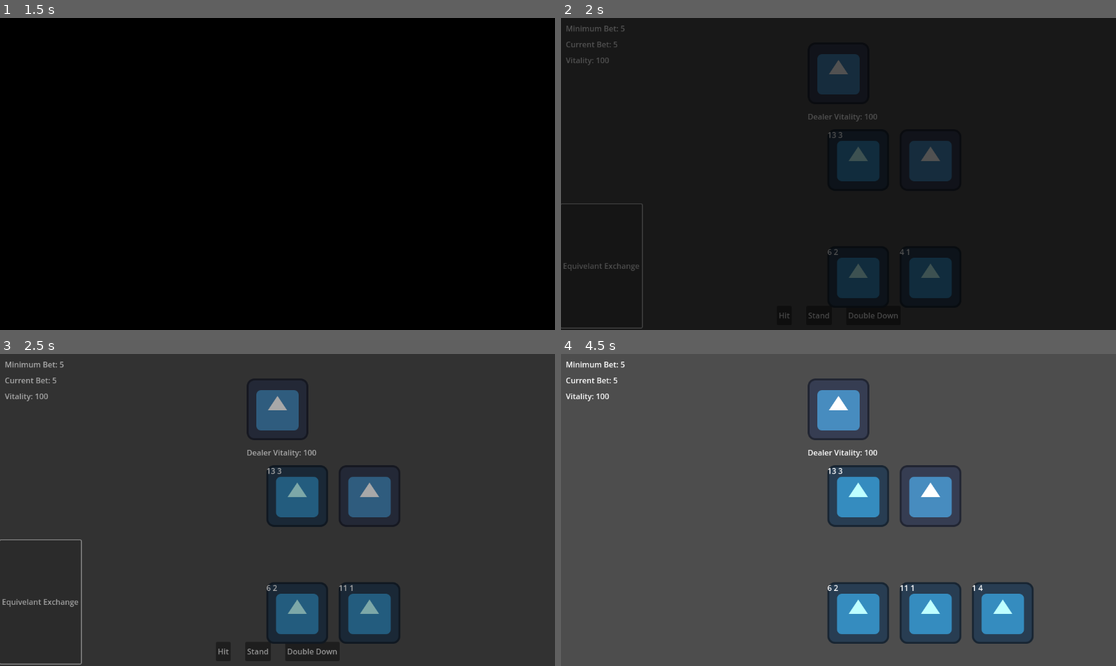
Above: before the commit, frames 1-4 (two rows, left to right).
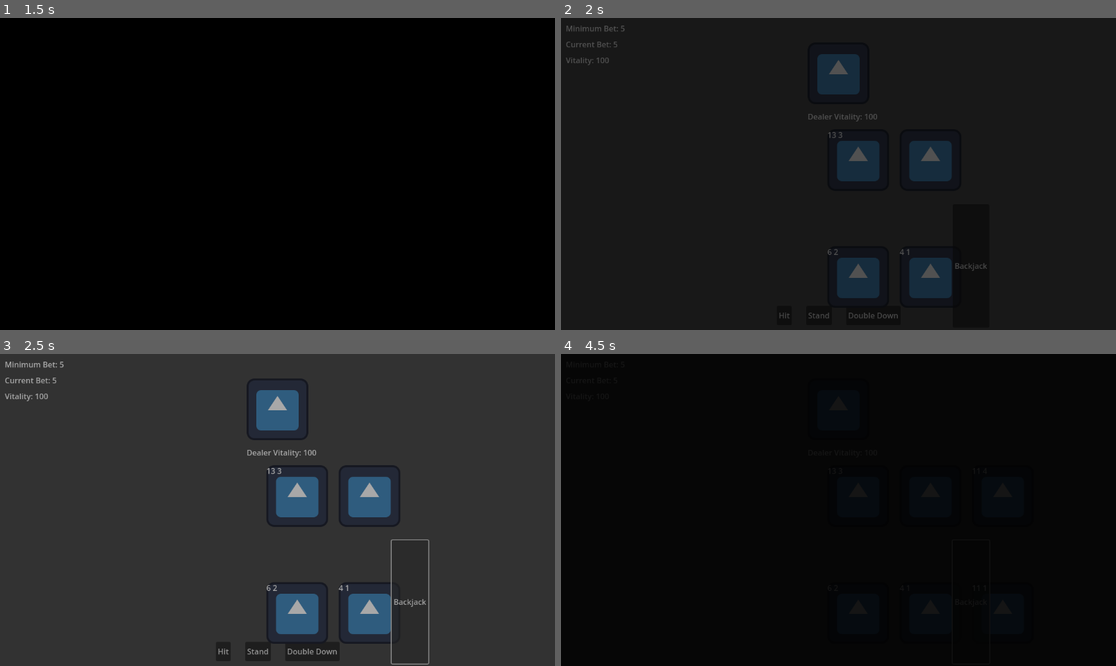
Above: after the commit, the same moments.

Repository: ZaneSoCool/GDaM-Mega-Collab-Fall-2025
Game: Godot game, scene res://Scenes/BlackJack.tscn
The game is run twice, just before and just after one commit, with the same random seed, the same clock (stepped at 60 frames per second) and the same inputs. This scene is started directly instead of the project's main scene. The engine's default icon, where the game draws it, is replaced by a stand-in: a white triangle on a blue panel in a dark square.
Inputs (mouse positions are in pixels of both pictures, inside the frame that each line leads up to):
- Up to frame 1 (1.5 s): click "Submit" at 0.5 s; click "Equivelant Exchange" (after the commit: "Equivalent Exchange") at 1.25 s
- Up to frame 2 (2 s): no input
- Up to frame 3 (2.5 s): click "Equivelant Exchange" (after the commit: "Backjack") at 2 s
- Up to frame 4 (4.5 s): click "Hit" at 2.75 s; click (816, 650) at 3.5 s, where only the run after the commit has a clickable "Stand"; click "Equivelant Exchange" (after the commit: "Backjack") at 4.25 s

Frame 1 is identical in both runs. In frame 2, 0.2% of the frame differs, in the area x 0-77%, y 59-100%; in frame 3, 0.9%; in frame 4, 100%, in the area x 0-100%, y 0-100%.

Commit message:
passive powerup implemented!!
backJack scene / passive powerup that will prevent the player from losing if the dealer draws 21 by setting the dealers hand to 20 instead. We can use this as an example for future passive abilities.

Diff:
--- a/Scenes/BlackJack.tscn
+++ b/Scenes/BlackJack.tscn
@@ -140,6 +140,13 @@
 offset_right = 340.0
 offset_bottom = 643.0
 
+[node name="PowerUpsPassive" type="HBoxContainer" parent="."]
+layout_mode = 0
+offset_left = 813.0
+offset_top = 387.0
+offset_right = 1153.0
+offset_bottom = 643.0
+
 [connection signal="pressed" from="playButtons/Hit" to="." method="_on_hit_pressed"]
 [connection signal="pressed" from="playButtons/Stand" to="." method="_on_stand_pressed"]
 [connection signal="pressed" from="playButtons/Double Down" to="." method="_on_double_down_pressed"]
--- a/Scenes/Card.tscn
+++ b/Scenes/Card.tscn
@@ -21,9 +21,3 @@
 offset_right = 40.0
 offset_bottom = 40.0
 texture = ExtResource("2_3p273")
-
-[node name="Suite_Texture" type="TextureRect" parent="."]
-self_modulate = Color(0.29411766, 1, 1, 0.36078432)
-layout_mode = 0
-offset_right = 40.0
-offset_bottom = 40.0
--- /dev/null
+++ b/Scenes/powerUps/back_jack.tscn
@@ -0,0 +1,12 @@
+[gd_scene load_steps=2 format=3 uid="uid://dks82e576w02s"]
+
+[ext_resource type="Script" uid="uid://dk67i3yoth61" path="res://Scripts/powerUps/back_jack.gd" id="1_0b1aa"]
+
+[node name="backJack" type="Button"]
+offset_right = 8.0
+offset_bottom = 8.0
+script = ExtResource("1_0b1aa")
+powerUpName = "Backjack"
+isPassive = true
+
+[connection signal="pressed" from="." to="." method="_on_pressed"]
--- /dev/null
+++ b/Scenes/powerUps/equivalent_exchange.tscn
@@ -0,0 +1,11 @@
+[gd_scene load_steps=2 format=3 uid="uid://bjv7xvgpyvdqs"]
+
+[ext_resource type="Script" uid="uid://bryetamxu3rfe" path="res://Scripts/powerUps/equivelant_exchange.gd" id="1_qop0c"]
+
+[node name="equivExchange" type="Button"]
+offset_right = 8.0
+offset_bottom = 8.0
+script = ExtResource("1_qop0c")
+powerUpName = "Equivalent Exchange"
+
+[connection signal="pressed" from="." to="." method="_on_pressed"]
--- a/Scenes/powerUps/equivelant_exchange.tscn
+++ /dev/null
@@ -1,11 +0,0 @@
-[gd_scene load_steps=2 format=3 uid="uid://b2vckjht4gt05"]
-
-[ext_resource type="Script" uid="uid://bryetamxu3rfe" path="res://Scripts/powerUps/equivelant_exchange.gd" id="1_2fwur"]
-
-[node name="equivExchange" type="Button"]
-offset_right = 8.0
-offset_bottom = 8.0
-script = ExtResource("1_2fwur")
-powerUpName = "Equivelant Exchange"
-
-[connection signal="pressed" from="." to="." method="_on_pressed"]
--- a/Scripts/Global.gd
+++ b/Scripts/Global.gd
@@ -5,11 +5,12 @@
 
 #stores quantity of power ups player has
 var powerUpQuantityDictionary : Dictionary[String, int] = {
-	"Equivelant Exchange" : 3,
-	"We're All In" : 0
+	"Equivalent Exchange" : 1,
+	"Backjack" : 1
 }
 
 #stores references to the scene of a powerUp
 var powerUpRefDictionary : Dictionary[String, String] = {
-	"Equivelant Exchange" : "res://Scenes/powerUps/equivelant_exchange.tscn"
+	"Equivalent Exchange" : "res://Scenes/powerUps/equivalent_exchange.tscn",
+	"Backjack" : "res://Scenes/powerUps/back_jack.tscn"
 }
--- a/Scripts/blackjack.gd
+++ b/Scripts/blackjack.gd
@@ -14,6 +14,7 @@
 var dealerHand = 0
 var playerCards = []
 var dealerCards = []
+var passivePowerups = []
 
 var deck : Array[Array] = []
 var playing : bool = true
@@ -30,10 +31,9 @@
 @onready var vitality_label: Label = $VBoxContainer/Vitality
 @onready var dealer_vitality_label: Label = $Dealer_Vitality
 @onready var power_ups: HBoxContainer = $PowerUps
+@onready var power_ups_passive: HBoxContainer = $PowerUpsPassive
 
 var cardScene = preload("res://Scenes/Card.tscn")
-
-#--------------Edge Cases---------------#
 
 #setup
 func _ready() -> void:
@@ -55,7 +55,12 @@
 	for powerUpKey in Global.powerUpQuantityDictionary:
 		if Global.powerUpQuantityDictionary[powerUpKey] > 0:
 			var powerUp = load(Global.powerUpRefDictionary[powerUpKey]).instantiate()
-			power_ups.add_child(powerUp)
+			if powerUp.isPassive == false:
+				power_ups.add_child(powerUp)
+			else:
+				power_ups_passive.add_child(powerUp)
+				passivePowerups.append(powerUp)
+
 
 	#make correct buttons visible
 	play_buttons.visible = false
@@ -66,13 +71,20 @@
 			deck.append([j + 1, i + 1])
 	deck.shuffle()
 
-func startGame():
+func dealCards():
 	#deal cards
 	dealCard(true, true)
 	dealCard(true, true)
 	dealCard(false, true)
 	dealCard(false, false)
 
+	for powerUp in passivePowerups:
+		powerUp.checkUse()
+
+	#endgame check
+	if playerHand > 21 or dealerHand >= 21:
+		endGame()
+
 	play_buttons.visible = true
 
 func endGame():
@@ -90,6 +102,7 @@
 
 	else:
 		Global.vitality -= currentBet
+		SceneTransition.change_scene_to("res://Scenes/Menu.tscn")
 		print("PlayerLost")
 
 #------------Game/Round Logic------------#
@@ -135,9 +148,6 @@
 				playerHand += 11
 		else:
 			playerHand += card_info[0]
-
-		if playerHand > 21:
-			endGame()
 	else:
 		if card_info[0] > 10:
 			dealerHand += 10
@@ -149,9 +159,6 @@
 		else:
 			dealerHand += card_info[0]
 
-		if dealerHand >= 21:
-			endGame()
-
 #------------- Buttons Pressed -------------
 
 #Hit
@@ -180,7 +187,7 @@
 	current_bet_label.text = "Current Bet: " + str(bet)
 	bet_buttons.visible = false
 
-	startGame()
+	dealCards()
 
 #----------------Extra-Powerup-Logic--------------------
 
--- a/Scripts/card.gd
+++ b/Scripts/card.gd
@@ -12,7 +12,7 @@
 var card_suite : int = 1 #1, 2, 3, 4
 var faceUp : bool = true
 
-var id_text_dict = {
+var bone_id_text_dict = {
 	1 : "res://icon.svg",
 	2 : "res://icon.svg",
 	3 : "res://icon.svg",
@@ -28,18 +28,69 @@
 	13 : "res://icon.svg"
 }
 
-var suite_text_dict = {
+var teeth_id_text_dict = {
 	1 : "res://icon.svg",
 	2 : "res://icon.svg",
 	3 : "res://icon.svg",
 	4 : "res://icon.svg",
+	5 : "res://icon.svg",
+	6 : "res://icon.svg",
+	7 : "res://icon.svg",
+	8 : "res://icon.svg",
+	9 : "res://icon.svg",
+	10 : "res://icon.svg",
+	11 : "res://icon.svg",
+	12 : "res://icon.svg",
+	13 : "res://icon.svg"
+}
+
+var eye_id_text_dict = {
+	1 : "res://icon.svg",
+	2 : "res://icon.svg",
+	3 : "res://icon.svg",
+	4 : "res://icon.svg",
+	5 : "res://icon.svg",
+	6 : "res://icon.svg",
+	7 : "res://icon.svg",
+	8 : "res://icon.svg",
+	9 : "res://icon.svg",
+	10 : "res://icon.svg",
+	11 : "res://icon.svg",
+	12 : "res://icon.svg",
+	13 : "res://icon.svg"
+}
+
+var blood_id_text_dict = {
+	1 : "res://icon.svg",
+	2 : "res://icon.svg",
+	3 : "res://icon.svg",
+	4 : "res://icon.svg",
+	5 : "res://icon.svg",
+	6 : "res://icon.svg",
+	7 : "res://icon.svg",
+	8 : "res://icon.svg",
+	9 : "res://icon.svg",
+	10 : "res://icon.svg",
+	11 : "res://icon.svg",
+	12 : "res://icon.svg",
+	13 : "res://icon.svg"
 }
 
 func _ready() -> void:
 	if faceUp:
-		card_texture.texture = load(id_text_dict[card_id])
-		suite_texture.texture = load(suite_text_dict[card_suite])
+		card_texture.texture = load(get_card_texture(card_id, card_suite))
 		label.text = str(card_id) + " " + str(card_suite)
 	else:
 		card_texture.texture = back_texture
-		suite_texture.texture = null
+
+func get_card_texture(value : int, suit : int):
+	if suit == 1:
+		return bone_id_text_dict[value]
+	elif suit == 2:
+		return bone_id_text_dict[value]
+	elif suit == 3:
+		return bone_id_text_dict[value]
+	elif suit == 4:
+		return bone_id_text_dict[value]
+	else:
+		"Uh Oh"
--- /dev/null
+++ b/Scripts/powerUps/back_jack.gd
@@ -0,0 +1,17 @@
+extends PowerUp
+
+#prevents player from losing when the dealer draws 21
+
+func localUse():
+	#get variables
+	var blackJackScene = get_tree().current_scene
+
+	blackJackScene.dealerHand = 20
+
+func checkUse():
+	#get variables
+	var blackJackScene = get_tree().current_scene
+
+	#check if dealer has 21
+	if blackJackScene.dealerHand == 21:
+		use()
--- a/Scripts/power_up.gd
+++ b/Scripts/power_up.gd
@@ -5,6 +5,7 @@
 #call use() on a powerup and it will call it here, then it will call localUse() for powerup specific stuff
 
 @export var powerUpName : String
+@export var isPassive : bool
 
 func _ready() -> void:
 	self.text = powerUpName
@@ -23,4 +24,8 @@
 	pass
 
 func _on_pressed() -> void:
+	if isPassive: return
 	use()
+
+func checkUse():
+	pass
Not shown, added: Scripts/powerUps/back_jack.gd.uid
